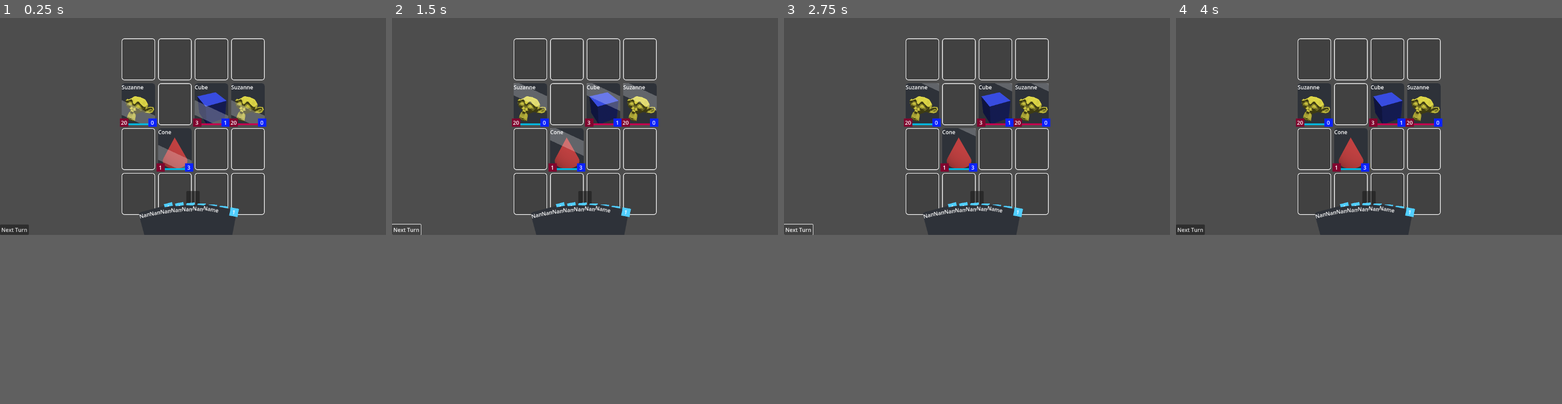
Above: before the commit, frames 1-4 (left to right).
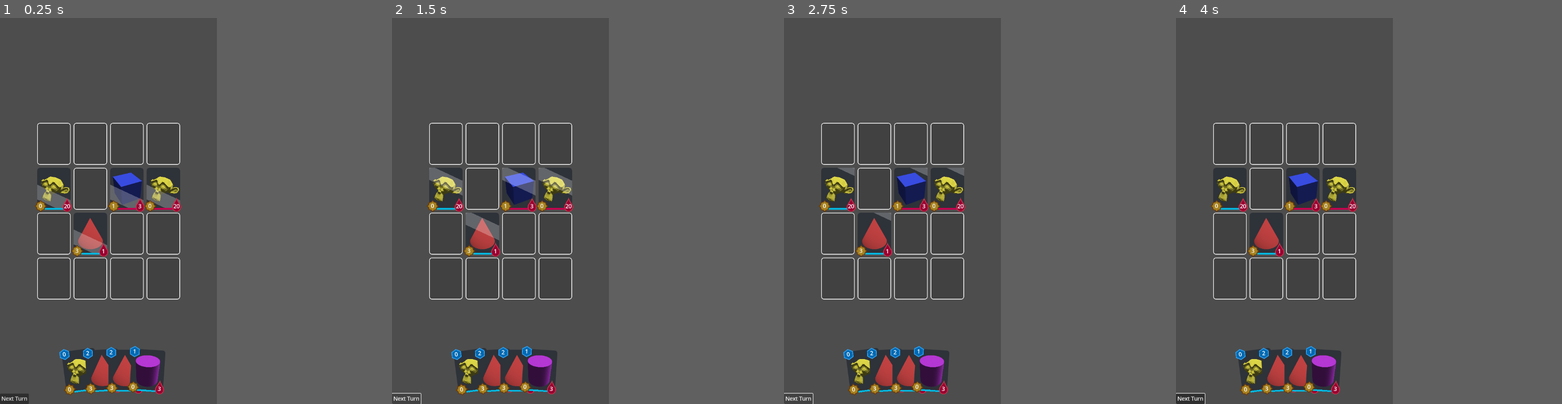
Above: after the commit, the same moments.

Repository: Holy-Person/CardBattler
Game: Godot game, scene res://scenes/battle.tscn
Two runs of this game, one before a commit and one after it. Both use one fixed random seed, a clock stepped at 60 frames per second and the inputs below.
Inputs (mouse positions are in pixels of both pictures, inside the frame that each line leads up to):
- Up to frame 1 (0.25 s): no input
- Up to frame 2 (1.5 s): click (530, 60) at 0.52 s; click "Next Turn" at 1.25 s
- Up to frame 3 (2.75 s): click "Next Turn" at 2 s
- Up to frame 4 (4 s): click (1314, 60) at 2.77 s; click (1314, 60) at 3.52 s
In our replay, the window is 799x449 before the commit and 449x799 after it. These sizes can differ from the game's own. Grey fills any space a smaller window leaves; there, only what the larger window draws over its background counts as a difference.

The runs differ from the first frame. In frame 1, 13% of the frame differs, in the area x 0-70%, y 5-100%; in frame 2, 13%; in frame 3, 13%; in frame 4, 13%.

Commit message:
More Icons, Hand & Card Types
Hand draw mechanics.
Updated hand visuals with hover.
Updated card visuals with icons.
CardBuilder now supports card types for random card selection.

Diff:
--- a/card_hand.gd
+++ b/card_hand.gd
@@ -8,8 +8,28 @@
 
 @export var card_base : CardBase
 
+var index : int
+
 
 
 func _ready() -> void:
 	if !card_base: return
 	visual.set_card_base(card_base)
+	index = get_index()
+
+
+
+var tween : Tween
+func _on_mouse_entered() -> void:
+	if tween: tween.kill()
+	tween = get_tree().create_tween()
+	tween.tween_property(self, "scale", Vector2(1.3, 1.3), 0.075)
+	move_to_front()
+	z_index = 5
+
+func _on_mouse_exited() -> void:
+	if tween: tween.kill()
+	tween = get_tree().create_tween()
+	tween.tween_property(self, "scale", Vector2(1, 1), 0.075)
+	get_parent().move_child(self, index)
+	z_index = 0
--- a/components/card_hand.tscn
+++ b/components/card_hand.tscn
@@ -17,8 +17,11 @@
 offset_bottom = 62.5
 grow_horizontal = 2
 grow_vertical = 2
-pivot_offset = Vector2(50, 250)
+pivot_offset = Vector2(50, 125)
 script = ExtResource("1_rsy11")
 
 [node name="CardVisual" parent="." instance=ExtResource("2_4ayqm")]
 layout_mode = 0
+
+[connection signal="mouse_entered" from="." to="." method="_on_mouse_entered"]
+[connection signal="mouse_exited" from="." to="." method="_on_mouse_exited"]
--- a/components/card_visual.gd
+++ b/components/card_visual.gd
@@ -9,7 +9,7 @@
 @onready var hp : Label = $HP/Label
 @onready var ap : Label = $AP/Label
 @onready var cost : Label = $Cost/Label
-@onready var cost_icon : ColorRect = $Cost
+@onready var cost_icon : TextureRect = $Cost
 @onready var shimmer : ColorRect = $Control/ColorRect
 
 var card_base : CardBase
@@ -26,16 +26,20 @@
 	image.texture = card_base.image
 	image.self_modulate = card_base.tint
 	cost.text = str(card_base.cost)
-	owner_indicator.color = Color(0, 0.73, 0.89, 1) if get_parent().owner_id == 1 else Color(0.78, 0, 0.31, 1)
+	if get_parent() is CardActive:
+		cost_icon.hide()
+		owner_indicator.color = Color(0, 0.73, 0.89, 1) if get_parent().owner_id == 1 else Color(0.78, 0, 0.31, 1)
+	else:
+		shimmer.hide()
+		owner_indicator.color = Color(0, 0.73, 0.89, 1)
 
 
 
 func refresh() -> void:
 	if get_parent() is CardActive:
-		cost_icon.hide()
 		update_active()
-	#elif get_parent() is CardHand:
-	#	pass
+	elif get_parent() is CardHand:
+		update_hand()
 
 
 
@@ -44,7 +48,7 @@
 
 	hp.text = str(card.health)
 	ap.text = str(card.attack)
-	if card.was_damaged: hp.self_modulate = Color(0.99, 0, 0.2)
+	if card.was_damaged: hp.self_modulate = Color(1, 0.35, 0.45)
 	elif card.health > card_base.health_points: hp.self_modulate = Color(0, 0.95, 0.47)
 
 	if card.attack > card_base.attack_points: ap.self_modulate = Color(0, 0.95, 0.47)
@@ -58,6 +62,7 @@
 
 func _physics_process(delta: float) -> void:
 	if !get_parent() is CardActive: return
+	if !card_base: return
 	var card : CardActive = get_parent()
 	self_modulate = Color(0.65, 0.65, 0.65) if card.has_attacked else Color.WHITE
 	image.self_modulate = self_modulate if card.has_attacked else card_base.tint
--- a/components/card_visual.tscn
+++ b/components/card_visual.tscn
@@ -1,7 +1,13 @@
-[gd_scene load_steps=3 format=3 uid="uid://bvynj1e32wykt"]
+[gd_scene load_steps=9 format=3 uid="uid://bvynj1e32wykt"]
 
 [ext_resource type="Theme" uid="uid://bxxtgxrvvfsng" path="res://resources/theme_card.tres" id="1_wq7u4"]
 [ext_resource type="Script" path="res://components/card_visual.gd" id="2_krtxo"]
+[ext_resource type="Texture2D" uid="uid://dnrspfuhff34y" path="res://images/inner_cost.png" id="3_s15g2"]
+[ext_resource type="Texture2D" uid="uid://c75fdptsxrl6d" path="res://images/outline_cost.png" id="3_tt5vf"]
+[ext_resource type="Texture2D" uid="uid://ba4e8jwb588nf" path="res://images/inner_hp.png" id="5_tt6yi"]
+[ext_resource type="Texture2D" uid="uid://c8yleyh6jk4g7" path="res://images/outline_health.png" id="6_s5jm6"]
+[ext_resource type="Texture2D" uid="uid://djt3es8cqiyw0" path="res://images/inner_attack.png" id="7_03h2t"]
+[ext_resource type="Texture2D" uid="uid://b1owh3olwosks" path="res://images/outline_attack.png" id="8_3qq7n"]
 
 [node name="CardVisual" type="Panel"]
 offset_right = 100.0
@@ -12,17 +18,14 @@
 
 [node name="Image" type="TextureRect" parent="."]
 layout_mode = 1
-anchors_preset = 7
-anchor_left = 0.5
-anchor_top = 1.0
-anchor_right = 0.5
+anchors_preset = 15
+anchor_right = 1.0
 anchor_bottom = 1.0
-offset_left = -50.0
-offset_right = 50.0
 grow_horizontal = 2
-grow_vertical = 0
+grow_vertical = 2
 mouse_filter = 2
-expand_mode = 4
+expand_mode = 1
+stretch_mode = 5
 
 [node name="Control" type="Control" parent="."]
 clip_contents = true
@@ -52,6 +55,7 @@
 color = Color(1, 1, 1, 0.25098)
 
 [node name="Name" type="Label" parent="."]
+visible = false
 layout_mode = 1
 anchors_preset = 10
 anchor_right = 1.0
@@ -71,24 +75,35 @@
 offset_top = -5.0
 grow_horizontal = 2
 grow_vertical = 0
+mouse_filter = 2
 color = Color(0, 0.73, 0.89, 1)
 
-[node name="HP" type="ColorRect" parent="."]
-clip_contents = true
-custom_minimum_size = Vector2(25, 25)
+[node name="Cost" type="TextureRect" parent="."]
+self_modulate = Color(0, 0.447059, 0.756863, 1)
+custom_minimum_size = Vector2(35, 35)
+layout_mode = 0
+offset_left = -9.0
+offset_top = -9.0
+offset_right = 26.0
+offset_bottom = 26.0
+mouse_filter = 2
+texture = ExtResource("3_s15g2")
+expand_mode = 1
+
+[node name="TextureRect" type="TextureRect" parent="Cost"]
+self_modulate = Color(0.188235, 0.658824, 0.996078, 1)
+custom_minimum_size = Vector2(35, 35)
 layout_mode = 1
-anchors_preset = 2
-anchor_top = 1.0
+anchors_preset = 15
+anchor_right = 1.0
 anchor_bottom = 1.0
-offset_left = -5.0
-offset_top = -20.0
-offset_right = 20.0
-offset_bottom = 5.0
-grow_vertical = 0
+grow_horizontal = 2
+grow_vertical = 2
 mouse_filter = 2
-color = Color(0.505882, 0.0196078, 0.180392, 1)
+texture = ExtResource("3_tt5vf")
+expand_mode = 1
 
-[node name="Label" type="Label" parent="HP"]
+[node name="Label" type="Label" parent="Cost"]
 layout_mode = 1
 anchors_preset = 15
 anchor_right = 1.0
@@ -99,22 +114,77 @@
 horizontal_alignment = 1
 vertical_alignment = 1
 
-[node name="AP" type="ColorRect" parent="."]
-custom_minimum_size = Vector2(25, 25)
+[node name="HP" type="TextureRect" parent="."]
+self_modulate = Color(0.643137, 0, 0.207843, 1)
+custom_minimum_size = Vector2(35, 35)
 layout_mode = 1
 anchors_preset = 3
 anchor_left = 1.0
 anchor_top = 1.0
 anchor_right = 1.0
 anchor_bottom = 1.0
-offset_left = -20.0
-offset_top = -20.0
-offset_right = 5.0
-offset_bottom = 5.0
+offset_left = -33.0
+offset_top = -37.0
+offset_right = 12.0
+offset_bottom = 8.00003
 grow_horizontal = 0
 grow_vertical = 0
 mouse_filter = 2
-color = Color(0.0470588, 0.133333, 1, 1)
+texture = ExtResource("5_tt6yi")
+expand_mode = 1
+
+[node name="TextureRect" type="TextureRect" parent="HP"]
+self_modulate = Color(0.847059, 0.207843, 0.309804, 1)
+layout_mode = 1
+anchors_preset = 15
+anchor_right = 1.0
+anchor_bottom = 1.0
+grow_horizontal = 2
+grow_vertical = 2
+mouse_filter = 2
+texture = ExtResource("6_s5jm6")
+expand_mode = 1
+
+[node name="Label" type="Label" parent="HP"]
+layout_mode = 1
+anchors_preset = 15
+anchor_right = 1.0
+anchor_bottom = 1.0
+offset_top = 5.0
+offset_bottom = 5.0
+grow_horizontal = 2
+grow_vertical = 2
+text = "1"
+horizontal_alignment = 1
+vertical_alignment = 1
+
+[node name="AP" type="TextureRect" parent="."]
+self_modulate = Color(0.705882, 0.54902, 0.133333, 1)
+custom_minimum_size = Vector2(45, 45)
+layout_mode = 1
+anchors_preset = 2
+anchor_top = 1.0
+anchor_bottom = 1.0
+offset_left = -12.0
+offset_top = -33.0
+offset_right = 33.0
+offset_bottom = 12.0
+grow_vertical = 0
+mouse_filter = 2
+texture = ExtResource("7_03h2t")
+expand_mode = 1
+
+[node name="TextureRect" type="TextureRect" parent="AP"]
+self_modulate = Color(0.466667, 0.258824, 0.0509804, 1)
+layout_mode = 1
+anchors_preset = 15
+anchor_right = 1.0
+anchor_bottom = 1.0
+grow_horizontal = 2
+grow_vertical = 2
+mouse_filter = 2
+texture = ExtResource("8_3qq7n")
+expand_mode = 1
 
 [node name="Label" type="Label" parent="AP"]
 layout_mode = 1
@@ -126,27 +196,3 @@
 text = "1"
 horizontal_alignment = 1
 vertical_alignment = 1
-
-[node name="Cost" type="ColorRect" parent="."]
-custom_minimum_size = Vector2(25, 25)
-layout_mode = 1
-anchors_preset = 1
-anchor_left = 1.0
-anchor_right = 1.0
-offset_left = -20.0
-offset_top = -5.0
-offset_right = 5.0
-offset_bottom = 20.0
-grow_horizontal = 0
-color = Color(0.313726, 0.807843, 1, 1)
-
-[node name="Label" type="Label" parent="Cost"]
-layout_mode = 1
-anchors_preset = 15
-anchor_right = 1.0
-anchor_bottom = 1.0
-grow_horizontal = 2
-grow_vertical = 2
-text = "1"
-horizontal_alignment = 1
-vertical_alignment = 1
--- a/components/hand.gd
+++ b/components/hand.gd
@@ -6,23 +6,40 @@
 
 @onready var card_root : Control = $CardRoot
 
-var cards_in_hand : Array[CardActive]
+var deck : Array[CardBase]
+var hand : Array[CardHand]
 
+var card_hand = load("res://components/card_hand.tscn")
 
 
 func _ready() -> void:
+	for i in 20: deck.append(CardBuilder.get_random_card()) # For testing.
+	draw_king()
+	for i in 3:
+		draw_card()
+
+
+func draw_king() -> void:
+	var card_data : CardBase = CardBuilder.get_random_card("king")
+	var card : CardHand = card_hand.instantiate()
+	card.card_base = card_data
+	card_root.add_child(card)
 	update_hand_visual()
 
-
+func draw_card() -> void:
+	var card_data : CardBase = deck.pop_front()
+	var card : CardHand = card_hand.instantiate()
+	card.card_base = card_data
+	card_root.add_child(card)
+	update_hand_visual()
 
 func place_card_on_field(card : CardActive) -> void:
-	cards_in_hand.erase(card)
+	hand.erase(card)
 	pass
 
 func update_hand_visual() -> void:
 	for child in card_root.get_children():
 		# The math for this is terrible and doesn't work well with even numbers, going to have to improve this some other time, I am tired.
-		child.position.x = ( child.get_index() - float(card_root.get_child_count()) / 2 ) * 100 / card_root.get_child_count()
-		child.rotation_degrees = ( child.get_index() - float(card_root.get_child_count()) / 2 ) * 30 / card_root.get_child_count()
-	card_root.position.x = size.x / 2 - 50
+		child.position.x = ( child.get_index() - float(card_root.get_child_count()) / 2 ) * 250 / card_root.get_child_count()
+		child.rotation_degrees = ( child.get_index() - float(card_root.get_child_count()) / 2 ) * 15 / card_root.get_child_count()
 	card_root.position.y -= 25
--- a/core/cardbuilder.gd
+++ b/core/cardbuilder.gd
@@ -11,17 +11,31 @@
 
 
 
-func get_random_card() -> CardBase:
-	var index = randi() % card_data.size()
-	return get_card_from_id(card_data.keys()[index])
+func get_random_card(type : String = '') -> CardBase:
+	var pickable_data : Dictionary = card_data.duplicate()
+	match type:
+		"king":
+			for data in pickable_data.keys():
+				if !pickable_data[data].has("type"):
+					pickable_data.erase(data)
+					continue
+				if pickable_data[data].type != "king":
+					pickable_data.erase(data)
+		_:
+			for data in pickable_data.keys():
+				if pickable_data[data].has("type"):
+					pickable_data.erase(data)
+	if pickable_data.is_empty(): return
+	var index = randi() % pickable_data.size()
+	return _get_card_from_id(pickable_data.keys()[index])
 
 func get_card(id : String) -> CardBase:
-	if card_data.has(id): return get_card_from_id(id)
+	if card_data.has(id): return _get_card_from_id(id)
 	return null
 
 
 
-func get_card_from_id(id : String) -> CardBase:
+func _get_card_from_id(id : String) -> CardBase:
 	var card_base = CardBase.new()
 	var data : Dictionary = card_data[id]
 	for field in data:
--- a/project.godot
+++ b/project.godot
@@ -21,7 +21,13 @@
 
 [display]
 
+window/size/viewport_width=648
+window/size/viewport_height=1152
 window/size/always_on_top.editor=true
+
+[gui]
+
+theme/default_font_multichannel_signed_distance_field=true
 
 [rendering]
 
--- a/resources/cards.json
+++ b/resources/cards.json
@@ -16,7 +16,7 @@
 		"name": "Suzanne",
 		"tint": "#fcf350",
 		"health_points": 20,
-		"effect": "king"
+		"type": "king"
 	},
 	"cone": {
 		"name": "Cone",
--- a/scenes/battle.tscn
+++ b/scenes/battle.tscn
@@ -1,9 +1,8 @@
-[gd_scene load_steps=5 format=3 uid="uid://bglfjofq8iamc"]
+[gd_scene load_steps=4 format=3 uid="uid://bglfjofq8iamc"]
 
 [ext_resource type="Script" path="res://scenes/field.gd" id="1_2ewh4"]
 [ext_resource type="Theme" uid="uid://dnfydxh5ba4ld" path="res://resources/theme_field.tres" id="1_o141i"]
 [ext_resource type="Script" path="res://components/hand.gd" id="3_mdbgi"]
-[ext_resource type="PackedScene" uid="uid://fd77svwn3vr5" path="res://components/card_hand.tscn" id="4_teh3c"]
 
 [node name="battle" type="Node"]
 
@@ -57,20 +56,6 @@
 grow_vertical = 0
 script = ExtResource("3_mdbgi")
 
-[node name="Panel" type="Panel" parent="Hand"]
-layout_mode = 1
-anchors_preset = 8
-anchor_left = 0.5
-anchor_top = 0.5
-anchor_right = 0.5
-anchor_bottom = 0.5
-offset_left = -20.0
-offset_top = -131.275
-offset_right = 20.0
-offset_bottom = -91.275
-grow_horizontal = 2
-grow_vertical = 2
-
 [node name="CardRoot" type="Control" parent="Hand"]
 layout_mode = 1
 anchors_preset = 7
@@ -80,26 +65,6 @@
 anchor_bottom = 1.0
 grow_horizontal = 2
 grow_vertical = 0
-
-[node name="CardHand" parent="Hand/CardRoot" instance=ExtResource("4_teh3c")]
-layout_mode = 1
-
-[node name="CardHand2" parent="Hand/CardRoot" instance=ExtResource("4_teh3c")]
-layout_mode = 1
-
-[node name="CardHand3" parent="Hand/CardRoot" instance=ExtResource("4_teh3c")]
-layout_mode = 1
-
-[node name="CardHand4" parent="Hand/CardRoot" instance=ExtResource("4_teh3c")]
-layout_mode = 1
-
-[node name="CardHand5" parent="Hand/CardRoot" instance=ExtResource("4_teh3c")]
-layout_mode = 1
-
-[node name="CardHand6" parent="Hand/CardRoot" instance=ExtResource("4_teh3c")]
-layout_mode = 1
-
-[node name="CardHand7" parent="Hand/CardRoot" instance=ExtResource("4_teh3c")]
-layout_mode = 1
+mouse_filter = 2
 
 [connection signal="pressed" from="Button" to="Field" method="new_turn"]
Binary file added: images/inner_attack.png
Not shown, added: images/inner_attack.png.import
Binary file added: images/inner_cost.png
Not shown, added: images/inner_cost.png.import
Binary file added: images/inner_hp.png
Not shown, added: images/inner_hp.png.import
Binary file added: images/outline_attack.png
Not shown, added: images/outline_attack.png.import
Binary file added: images/outline_cost.png
Not shown, added: images/outline_cost.png.import
Binary file added: images/outline_health.png
Not shown, added: images/outline_health.png.import
